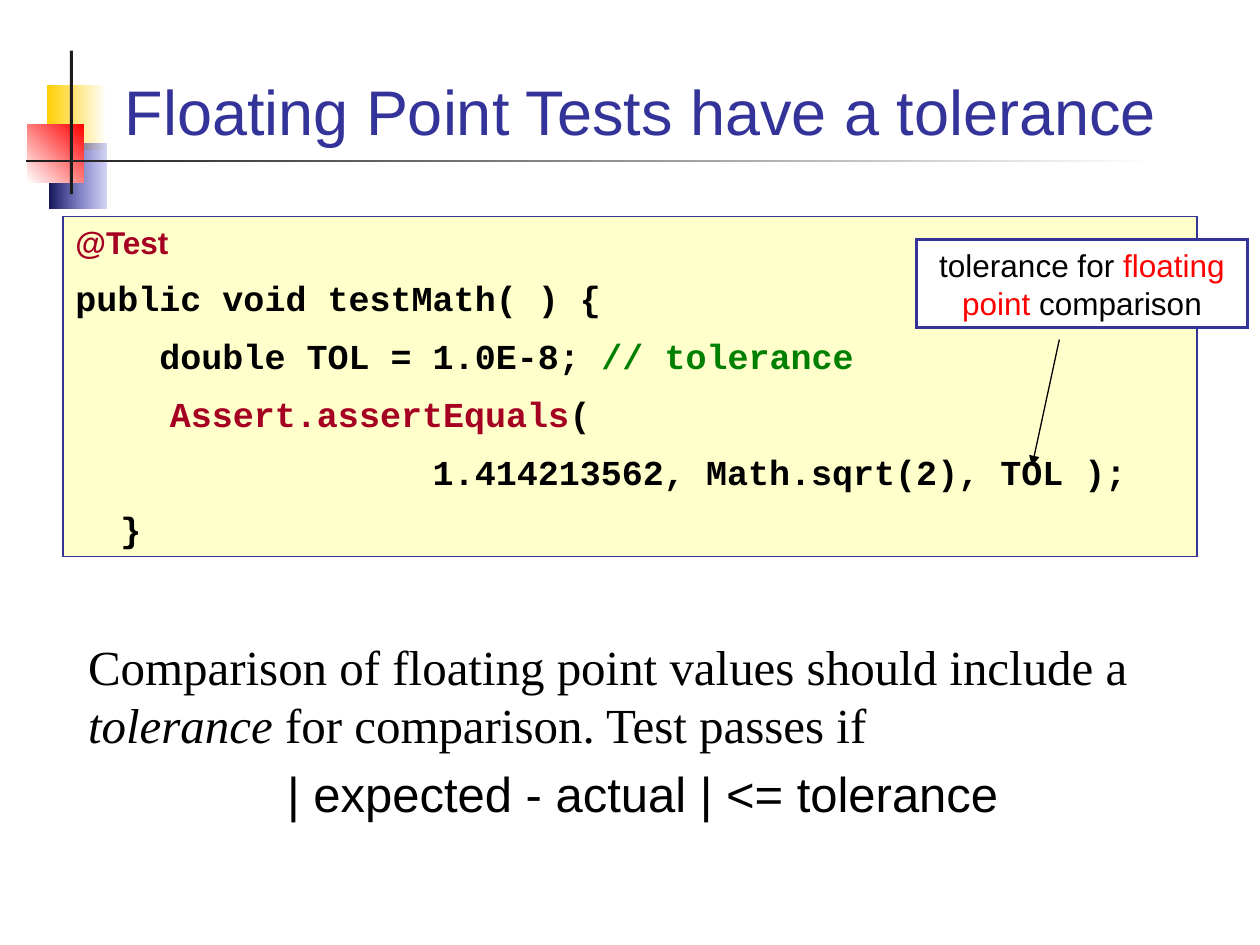
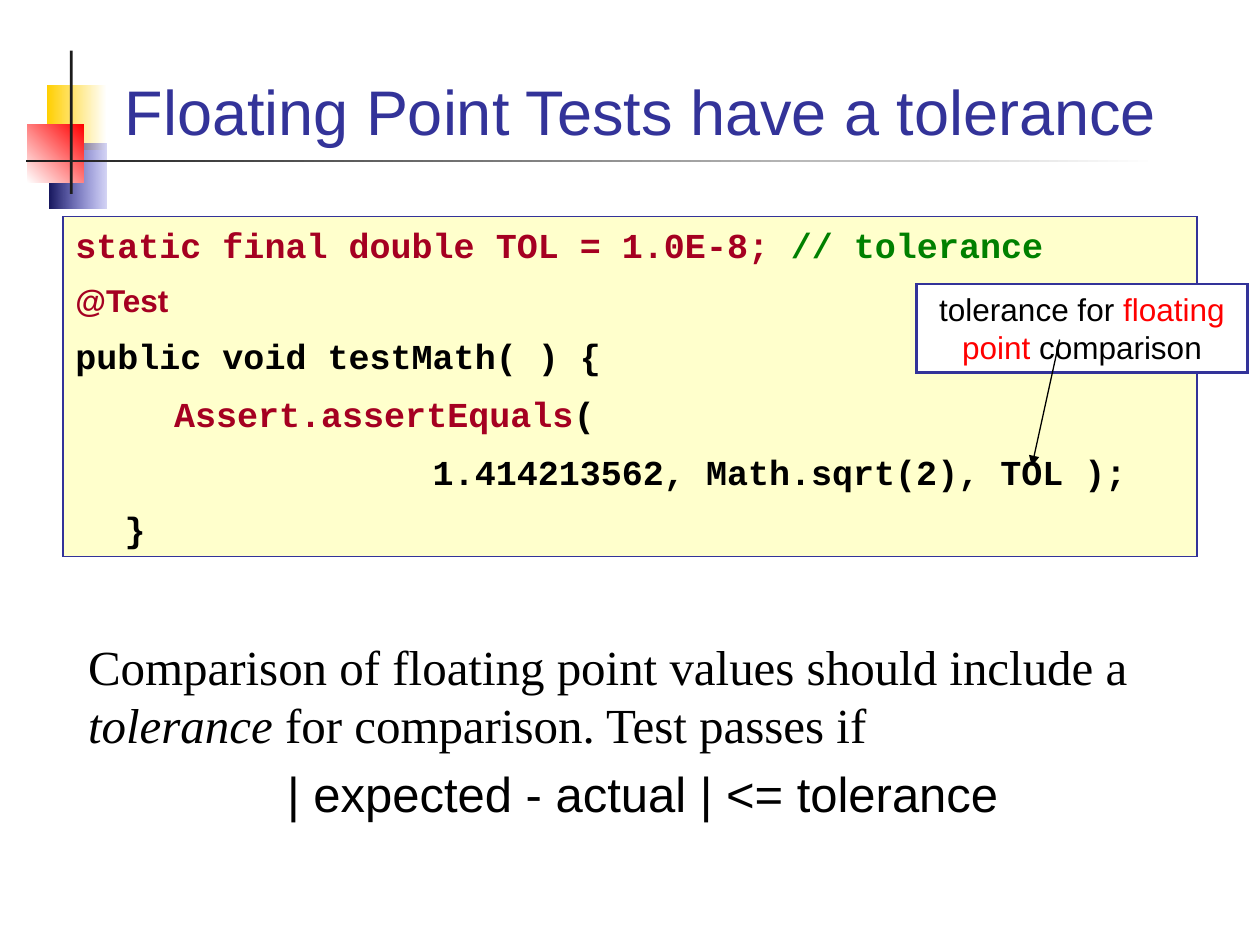
Before and after one commit to skeoop/skeoop.github.io, a slide deck: slide 17 of week10/UnitTesting.ppt. Drawn at 1260x945 pixels with LibreOffice and Linux fonts; fonts in the diff are those of the drawing. Boxes give left, top, right and bottom in pixels: in the first picture for what was removed or moved away, otherwise in the second. Text is boxed around its words. In the diff, an @@ line names an element or a change of style, - is before the commit and + after.

```diff
--- a/week10/UnitTesting.ppt
+++ b/week10/UnitTesting.ppt
@@ text in rectangle at (75,233,1043,265): paragraph added @@
+static final double TOL = 1.0E-8; // tolerance
@@ rectangle "tolerance for floating point comparison": place and size @@
-rectangle "tolerance for floating point comparison" at (916,239,1247,328)
+rectangle "tolerance for floating point comparison" at (916,284,1247,372)
@@ text in rectangle at (159,344,854,376): paragraph removed @@
-double TOL = 1.0E-8; // tolerance
```
Also in this commit, not shown: 36 other slides changed, 2 other files.
